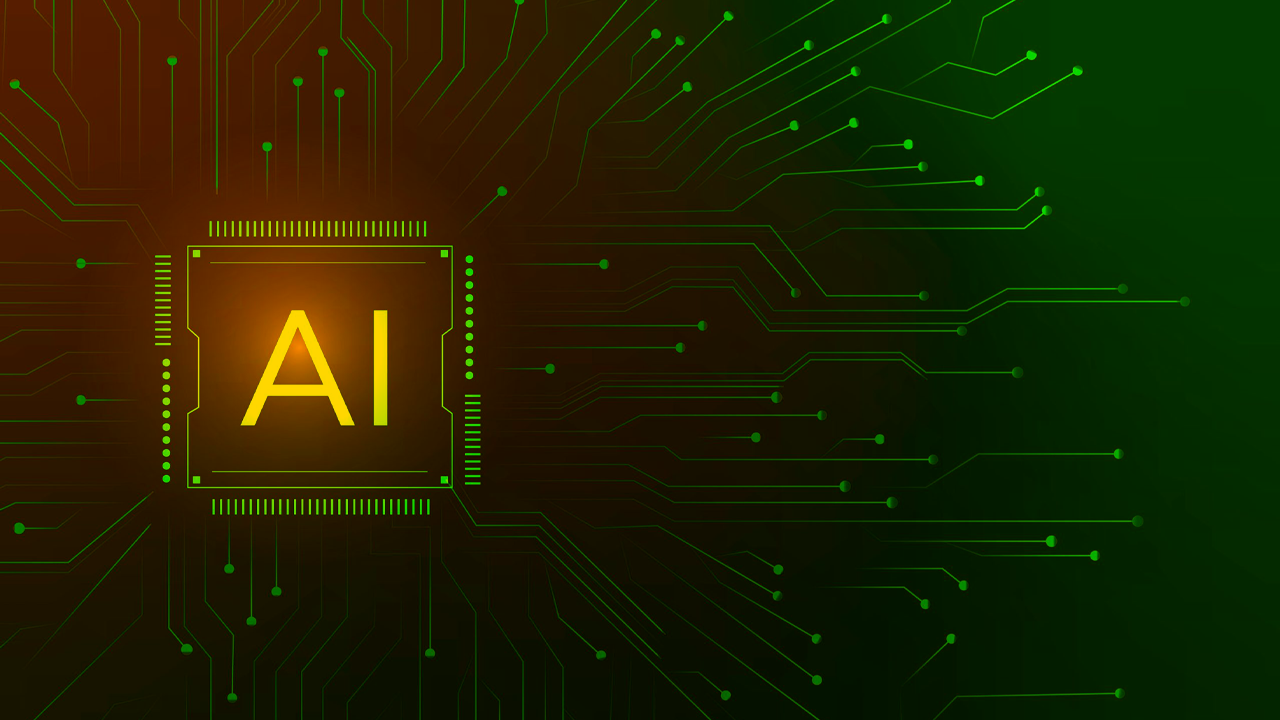
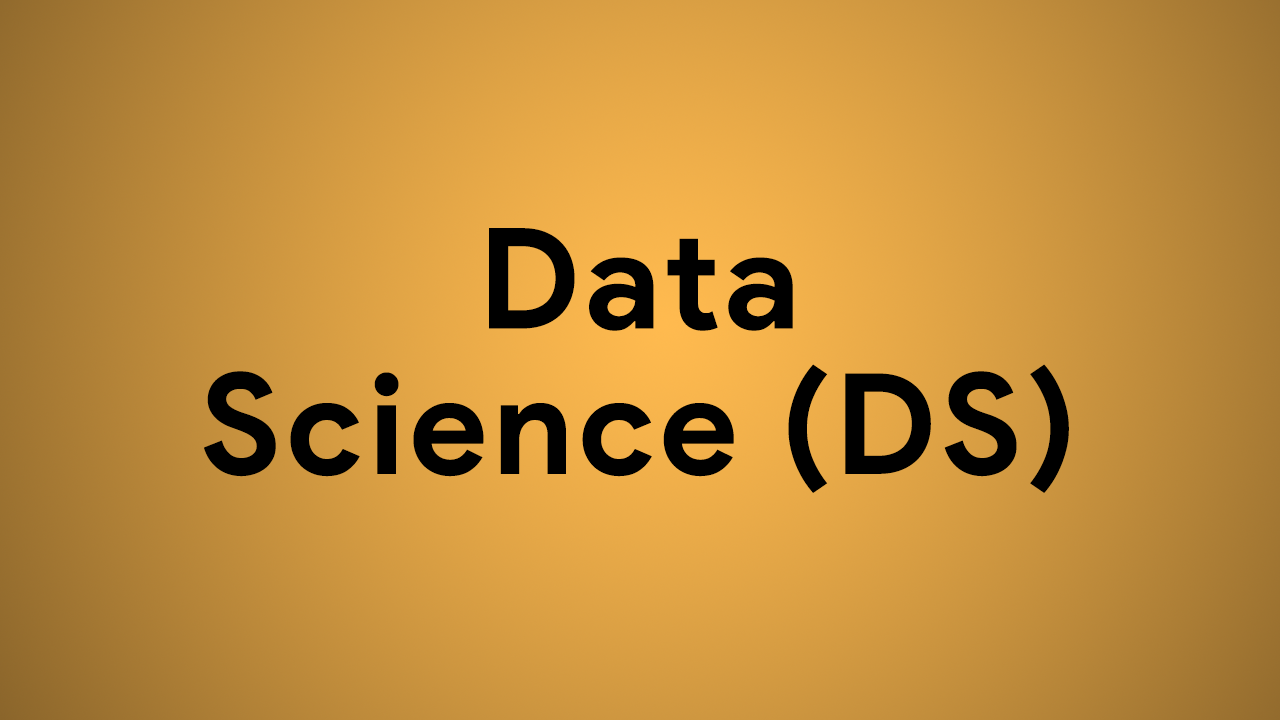
Layer changes from the first 1280×720 image to the second:
removed layer "Layer 2" (was darken, 99%) over [0,0,1280,720]
renamed "Game Programming" to "Data Science (DS)", showed it, painted on it over [23,175,1266,549]
painted on "Layer 1" over [0,0,1280,720]
